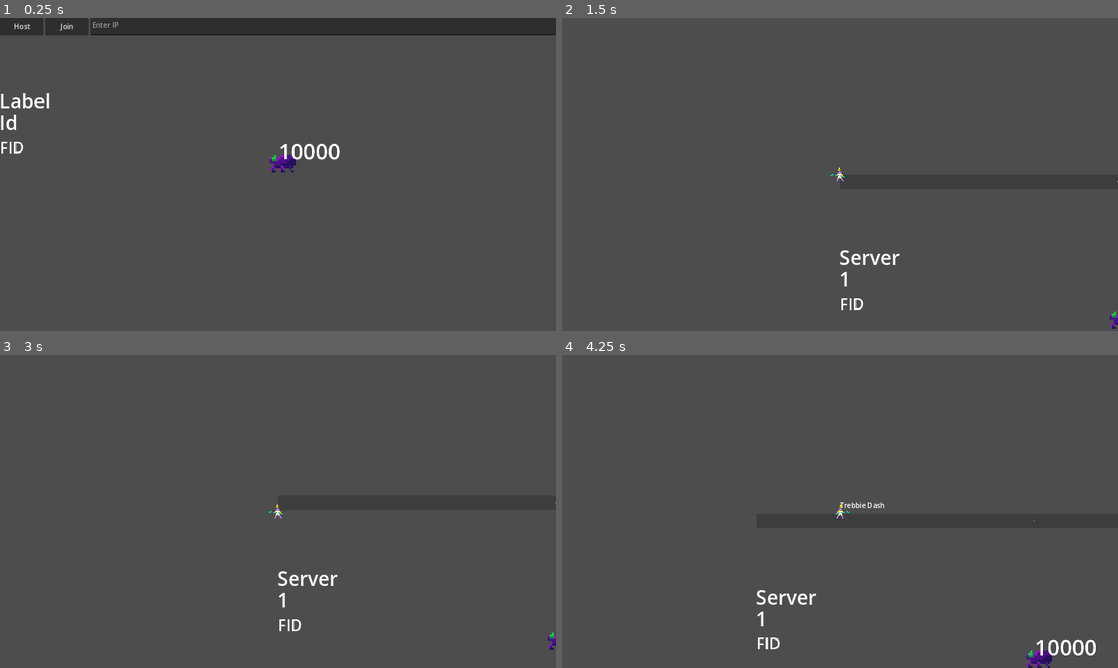
Above: before the commit, frames 1-4 (two rows, left to right).
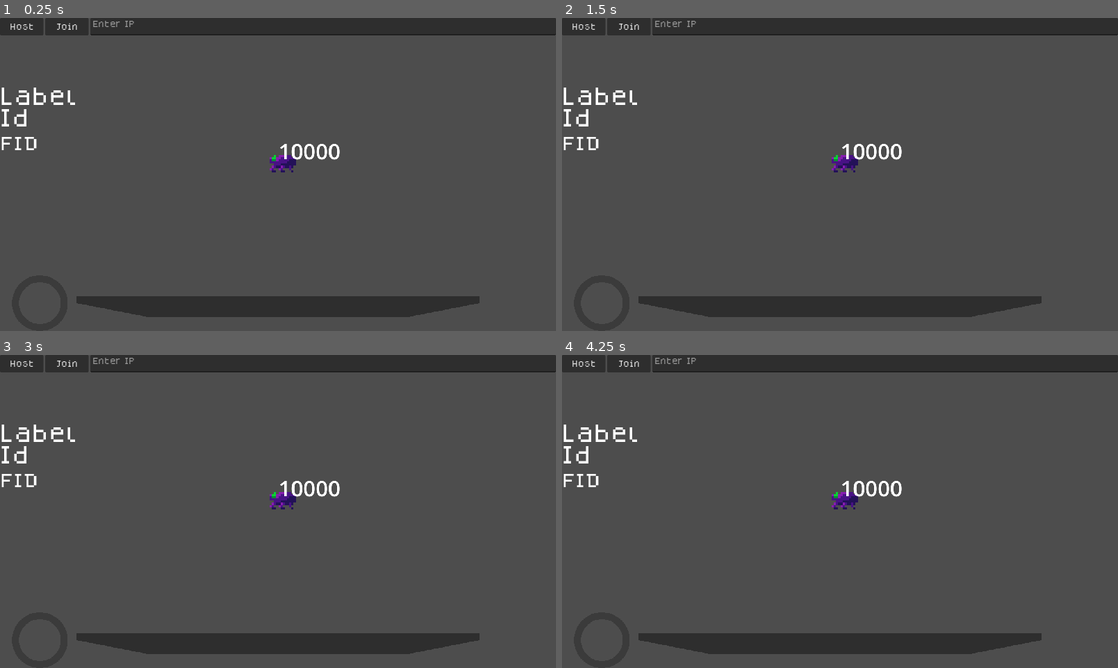
Above: after the commit, the same moments.

Repository: lokasc/rsPrototype
Game: Godot game, scene res://ver_1/game/main/game_manager.tscn
The game is run twice, just before and just after one commit, with the same random seed, the same clock (stepped at 60 frames per second) and the same inputs.
Inputs (mouse positions are in pixels of both pictures, inside the frame that each line leads up to):
- Up to frame 1 (0.25 s): no input
- Up to frame 2 (1.5 s): tap Enter at 0.5 s; move the mouse to (962, 158) at 0.52 s; hold D (right) 0.53-1.25 s; tap E (ability_1) at 0.6 s; click "Host" at 1.25 s
- Up to frame 3 (3 s): click (66, 364) at 2 s, where only the run after the commit has a clickable "Join"; tap Space at 2.75 s; move the mouse to (166, 527) at 2.77 s; hold S (down) from 2.78 s (still down); click (166, 527) at 2.85 s
- Up to frame 4 (4.25 s): move the mouse to (895, 442) at 3.52 s; release S (down) at 3.53 s; hold D (right) from 3.53 s (still down); tap E (ability_1) at 3.6 s

The runs differ from the first frame. In frame 1, 5.1% of the frame differs, in the area x 0-87%, y 0-96%; in frame 2, 11%; in frame 3, 11%; in frame 4, 11%, in the area x 0-100%, y 0-100%.

Commit message:
UI Update
- Added 6 fonts into font file (red is not commercially available)
- Added a customizable theme, currently using dogicapixel.ttf
- Renamed Ui to UiManager
- Added custom level and health bar
- Added Player UI Scene
- Re worked UI Manager scene and script to work with Player UI
- removed pointless code in trebbie dash
- Changed net manager, variables are used instead of paths, moved control related nodes to canvas layer

Diff:
--- /dev/null
+++ b/player_ui.tscn
@@ -0,0 +1,66 @@
+[gd_scene load_steps=4 format=3 uid="uid://di3afbvqsygw0"]
+
+[ext_resource type="Texture2D" uid="uid://cabvgx33180x0" path="res://healthbar.png" id="1_e6fcw"]
+[ext_resource type="Theme" uid="uid://bi5qmx7rssrn2" path="res://rs_theme.tres" id="2_v5p20"]
+[ext_resource type="Texture2D" uid="uid://t47qf2h3bwpv" path="res://LevelBar.png" id="3_dab46"]
+
+[node name="PlayerUi" type="CanvasLayer"]
+
+[node name="Waiting" type="Label" parent="."]
+visible = false
+offset_left = 424.0
+offset_top = 454.0
+offset_right = 879.0
+offset_bottom = 523.0
+theme_override_font_sizes/font_size = 50
+text = "Waiting for players"
+
+[node name="VBoxContainer" type="VBoxContainer" parent="."]
+offset_right = 1280.0
+offset_bottom = 720.0
+
+[node name="Spacer" type="Control" parent="VBoxContainer"]
+custom_minimum_size = Vector2(0, 128)
+layout_mode = 2
+
+[node name="SelectionContainer" type="HBoxContainer" parent="VBoxContainer"]
+layout_mode = 2
+size_flags_vertical = 3
+
+[node name="HBox" type="HBoxContainer" parent="VBoxContainer/SelectionContainer"]
+layout_mode = 2
+size_flags_horizontal = 3
+alignment = 1
+
+[node name="BottomContainer" type="HBoxContainer" parent="VBoxContainer"]
+layout_direction = 2
+layout_mode = 2
+size_flags_horizontal = 4
+size_flags_vertical = 8
+
+[node name="HealthBar" type="TextureProgressBar" parent="VBoxContainer/BottomContainer"]
+layout_mode = 2
+size_flags_horizontal = 2
+fill_mode = 5
+texture_under = ExtResource("1_e6fcw")
+texture_progress = ExtResource("1_e6fcw")
+tint_under = Color(0.223529, 0.223529, 0.223529, 0.913725)
+tint_progress = Color(0, 1, 0, 0.870588)
+
+[node name="LevelBar" type="TextureProgressBar" parent="VBoxContainer/BottomContainer"]
+layout_mode = 2
+size_flags_horizontal = 3
+size_flags_vertical = 8
+theme = ExtResource("2_v5p20")
+nine_patch_stretch = true
+stretch_margin_top = 96
+stretch_margin_right = 960
+texture_under = ExtResource("3_dab46")
+texture_progress = ExtResource("3_dab46")
+tint_under = Color(0.160784, 0.160784, 0.160784, 0.858824)
+tint_progress = Color(0.992157, 0.772549, 0.243137, 0.909804)
+
+[node name="Spacer" type="Control" parent="VBoxContainer/BottomContainer"]
+custom_minimum_size = Vector2(128, 128)
+layout_mode = 2
+size_flags_horizontal = 10
--- a/project.godot
+++ b/project.godot
@@ -25,6 +25,7 @@
 
 folder_colors={
 "res://beat_sync/": "gray",
+"res://font/pixel_2/": "red",
 "res://ver_1/": "orange"
 }
 
--- /dev/null
+++ b/rs_theme.tres
@@ -0,0 +1,10 @@
+[gd_resource type="Theme" load_steps=2 format=3 uid="uid://bi5qmx7rssrn2"]
+
+[ext_resource type="FontFile" uid="uid://cpm3dmvjuyn81" path="res://font/dogica/TTF/dogicapixel.ttf" id="1_u7q7c"]
+
+[resource]
+Button/fonts/font = ExtResource("1_u7q7c")
+Label/fonts/font = ExtResource("1_u7q7c")
+LineEdit/fonts/font = ExtResource("1_u7q7c")
+ProgressBar/fonts/font = ExtResource("1_u7q7c")
+TextEdit/fonts/font = ExtResource("1_u7q7c")
--- a/ver_1/character/hero/Trebbie/trebbie.tscn
+++ b/ver_1/character/hero/Trebbie/trebbie.tscn
@@ -6,6 +6,7 @@
 [ext_resource type="Texture2D" uid="uid://bjbqj24xb60e8" path="res://Trebbie_Sheet_32.png" id="4_3i3qh"]
 [ext_resource type="PackedScene" uid="uid://cygb46cfx7bom" path="res://ver_1/vfx/text_pop_up.tscn" id="4_ghe2d"]
 [ext_resource type="PackedScene" uid="uid://cjm8swpik3u4m" path="res://ver_1/character/hero/Trebbie/trebbie_dash.tscn" id="4_s00wb"]
+[ext_resource type="Theme" uid="uid://bi5qmx7rssrn2" path="res://rs_theme.tres" id="7_mxa2u"]
 [ext_resource type="PackedScene" uid="uid://d0b8cqs24tfpe" path="res://ver_1/game/camera/player_camera.tscn" id="7_wun86"]
 
 [sub_resource type="SceneReplicationConfig" id="SceneReplicationConfig_igvvo"]
@@ -150,6 +151,7 @@
 hframes = 4
 
 [node name="TextPopUp" parent="." instance=ExtResource("4_ghe2d")]
+theme = ExtResource("7_mxa2u")
 
 [node name="PickUpRadius" type="Area2D" parent="." groups=["pick_up"]]
 collision_layer = 8
--- a/ver_1/character/hero/Trebbie/trebbie_dash.gd
+++ b/ver_1/character/hero/Trebbie/trebbie_dash.gd
@@ -1,10 +1,6 @@
 # meta-description: Skeleton for creating abilities, handles cooldowns & upgrading logic, shows all virtual functions.
 class_name TrebbieDash
 extends BaseAbility
-
-const CAMERA_OFFSET = Vector2(-640,-360)
-
-@export var camera : PlayerCamera
 
 @export_category("Game stats")
 @export var initial_dmg : int
--- a/ver_1/game/UI/UI.tscn
+++ b/ver_1/game/UI/UI.tscn
@@ -1,8 +1,9 @@
-[gd_scene load_steps=2 format=3 uid="uid://cn3n52t8ej5n4"]
+[gd_scene load_steps=3 format=3 uid="uid://cn3n52t8ej5n4"]
 
 [ext_resource type="Script" path="res://ver_1/game/UI/ui_manager.gd" id="1_xdhrj"]
+[ext_resource type="PackedScene" uid="uid://di3afbvqsygw0" path="res://player_ui.tscn" id="2_3208f"]
 
-[node name="Ui" type="Control"]
+[node name="UiManager" type="Control" node_paths=PackedStringArray("health_bar", "level_bar", "selection_container", "card_path")]
 layout_mode = 3
 anchors_preset = 15
 anchor_right = 1.0
@@ -10,48 +11,11 @@
 grow_horizontal = 2
 grow_vertical = 2
 script = ExtResource("1_xdhrj")
+health_bar = NodePath("PlayerUi/VBoxContainer/BottomContainer/HealthBar")
+level_bar = NodePath("PlayerUi/VBoxContainer/BottomContainer/LevelBar")
+selection_container = NodePath("PlayerUi/VBoxContainer/SelectionContainer")
+card_path = NodePath("PlayerUi/VBoxContainer/SelectionContainer/HBox")
 
-[node name="LevelBar" type="ProgressBar" parent="."]
-layout_mode = 0
-offset_right = 6400.0
-offset_bottom = 165.0
-scale = Vector2(0.2, 0.2)
+[node name="PlayerUi" parent="." instance=ExtResource("2_3208f")]
 
-[node name="HealthBar" type="ProgressBar" parent="."]
-layout_mode = 0
-offset_top = 591.0
-offset_right = 6400.0
-offset_bottom = 756.0
-scale = Vector2(0.2, 0.2)
-theme_override_font_sizes/font_size = 100
-allow_greater = true
-show_percentage = false
-
-[node name="SelctionContainer" type="Control" parent="."]
-anchors_preset = 0
-offset_right = 40.0
-offset_bottom = 40.0
-
-[node name="Waiting" type="Label" parent="SelctionContainer"]
-visible = false
-layout_mode = 2
-offset_left = 424.0
-offset_top = 322.0
-offset_right = 868.0
-offset_bottom = 391.0
-theme_override_font_sizes/font_size = 50
-text = "Waiting for players"
-
-[node name="HBox" type="HBoxContainer" parent="SelctionContainer"]
-layout_mode = 0
-offset_left = 258.0
-offset_top = 139.0
-offset_right = 1022.0
-offset_bottom = 591.0
-alignment = 1
-
-[node name="ColorRect" type="ColorRect" parent="SelctionContainer"]
-visible = false
-layout_mode = 0
-offset_right = 40.0
-offset_bottom = 40.0
+[editable path="PlayerUi"]
--- a/ver_1/game/UI/net_ui.tscn
+++ b/ver_1/game/UI/net_ui.tscn
@@ -1,6 +1,7 @@
-[gd_scene load_steps=2 format=3 uid="uid://cswrokaic6o8t"]
+[gd_scene load_steps=3 format=3 uid="uid://cswrokaic6o8t"]
 
 [ext_resource type="Script" path="res://ver_1/game/UI/net_ui.gd" id="1_d13jg"]
+[ext_resource type="Theme" uid="uid://bi5qmx7rssrn2" path="res://rs_theme.tres" id="2_4hxvb"]
 
 [node name="NetUI" type="Control"]
 layout_mode = 3
@@ -16,16 +17,19 @@
 custom_minimum_size = Vector2(100, 0)
 layout_mode = 2
 size_flags_stretch_ratio = 2.65
+theme = ExtResource("2_4hxvb")
 text = "Host"
 
 [node name="JoinButton" type="Button" parent="HBoxContainer"]
 custom_minimum_size = Vector2(100, 0)
 layout_mode = 2
+theme = ExtResource("2_4hxvb")
 text = "Join"
 
 [node name="IP" type="TextEdit" parent="HBoxContainer"]
 layout_mode = 2
 size_flags_horizontal = 3
+theme = ExtResource("2_4hxvb")
 placeholder_text = "Enter IP"
 
 [node name="TextEdit" type="TextEdit" parent="."]
@@ -36,6 +40,7 @@
 offset_top = 70.0
 offset_right = 399.0
 offset_bottom = 120.0
+theme = ExtResource("2_4hxvb")
 theme_override_font_sizes/font_size = 25
 placeholder_text = "Enter name"
 
--- a/ver_1/game/UI/ui_manager.gd
+++ b/ver_1/game/UI/ui_manager.gd
@@ -3,11 +3,14 @@
 
 var my_player : BaseHero
 
+@export var health_bar : TextureProgressBar
+@export var level_bar : TextureProgressBar
+@export var selection_container : Container
+@export var card_path : Container
+
 @onready var card_scn = load("res://ver_1/game/UI/selection_card.tscn")
-@onready var selection_container = $SelctionContainer
-@onready var card_path = $SelctionContainer/HBox
 
-@onready var health_bar = $HealthBar
+
 
 var action_selected : bool
 
@@ -18,7 +21,7 @@
 	hide_ui()
 
 func update_xp(xp : int):
-	$LevelBar.value = xp
+	level_bar.value = xp
 	pass
 
 func _process(delta: float) -> void:
--- a/ver_1/game/net/net_manager.gd
+++ b/ver_1/game/net/net_manager.gd
@@ -13,6 +13,10 @@
 const MAX_CLIENTS = 2
 var peer : ENetMultiplayerPeer
 
+@export var auth_label : Label
+@export var id_label : Label
+@export var friend_label : Label
+@export var net_ui : Control
 @export var player_scene : PackedScene
 @onready var player_container : Node = $Players
 
@@ -44,8 +48,8 @@
 	multiplayer.multiplayer_peer = peer
 
 	# Set UI
-	$AuthLabel.text = "Server"
-	$IdLabel.text = str(multiplayer.get_unique_id())
+	auth_label.text = "Server"
+	id_label.text = str(multiplayer.get_unique_id())
 
 	# This line adds players.
 	multiplayer.peer_connected.connect(add_player)
@@ -57,8 +61,8 @@
 	multiplayer.multiplayer_peer = peer
 
 	# Set UI
-	$AuthLabel.text = "Client"
-	$IdLabel.text = str(multiplayer.get_unique_id())
+	auth_label.text = "Client"
+	id_label.text = str(multiplayer.get_unique_id())
 	GameManager.Instance.change_ui()
 
 # call this function to start a game.
@@ -70,8 +74,8 @@
 	player_container.child_entered_tree.connect(_add_to_list)
 
 	# Others
-	$NetUI.request_host.connect(on_host_pressed)
-	$NetUI.request_client.connect(on_client_pressed)
+	net_ui.request_host.connect(on_host_pressed)
+	net_ui.request_client.connect(on_client_pressed)
 
 	# Godot signals
 	multiplayer.peer_connected.connect(_on_peer_connect)
@@ -83,9 +87,9 @@
 # id is the person u've connected to
 func _on_peer_connect(id):
 	if multiplayer.is_server():
-		$FriendLabel.text = str(id) + " connected"
+		friend_label.text = str(id) + " connected"
 	else:
-		$FriendLabel.text = "Connected to: " + str(id)
+		friend_label.text = "Connected to: " + str(id)
 
 func add_player(id = 1):
 	var player = player_scene.instantiate()
@@ -103,9 +107,9 @@
 
 
 func hide_ui():
-	$NetUI.visible = false
+	net_ui.visible = false
 func show_ui():
-	$NetUI.visible = true
+	net_ui.visible = true
 
 func _on_peer_disconnect(id):
 	pass
--- a/ver_1/game/net/net_manager.tscn
+++ b/ver_1/game/net/net_manager.tscn
@@ -1,11 +1,16 @@
-[gd_scene load_steps=4 format=3 uid="uid://o5mopq7q46cq"]
+[gd_scene load_steps=5 format=3 uid="uid://o5mopq7q46cq"]
 
 [ext_resource type="Script" path="res://ver_1/game/net/net_manager.gd" id="1_2atps"]
 [ext_resource type="PackedScene" uid="uid://ce6nl4rbh16yy" path="res://ver_1/character/hero/Trebbie/trebbie.tscn" id="2_escgf"]
 [ext_resource type="PackedScene" uid="uid://cswrokaic6o8t" path="res://ver_1/game/UI/net_ui.tscn" id="2_q0iv7"]
+[ext_resource type="Theme" uid="uid://bi5qmx7rssrn2" path="res://rs_theme.tres" id="3_mdjmr"]
 
-[node name="NetManager" type="Node"]
+[node name="NetManager" type="Node" node_paths=PackedStringArray("auth_label", "id_label", "friend_label", "net_ui")]
 script = ExtResource("1_2atps")
+auth_label = NodePath("CanvasLayer/AuthLabel")
+id_label = NodePath("CanvasLayer/IdLabel")
+friend_label = NodePath("CanvasLayer/FriendLabel")
+net_ui = NodePath("CanvasLayer/NetUI")
 player_scene = ExtResource("2_escgf")
 
 [node name="MultiplayerSpawner" type="MultiplayerSpawner" parent="."]
@@ -14,30 +19,36 @@
 
 [node name="Players" type="Node2D" parent="."]
 
-[node name="AuthLabel" type="Label" parent="."]
+[node name="CanvasLayer" type="CanvasLayer" parent="."]
+
+[node name="AuthLabel" type="Label" parent="CanvasLayer"]
 custom_minimum_size = Vector2(100, 50)
 offset_left = -1.0
 offset_top = 160.0
-offset_right = 116.0
+offset_right = 179.0
 offset_bottom = 223.0
+theme = ExtResource("3_mdjmr")
 theme_override_font_sizes/font_size = 45
 text = "Label"
 
-[node name="IdLabel" type="Label" parent="."]
+[node name="IdLabel" type="Label" parent="CanvasLayer"]
 custom_minimum_size = Vector2(100, 50)
 offset_left = -1.0
 offset_top = 210.0
 offset_right = 99.0
 offset_bottom = 273.0
+theme = ExtResource("3_mdjmr")
 theme_override_font_sizes/font_size = 45
 text = "Id"
 
-[node name="FriendLabel" type="Label" parent="."]
+[node name="FriendLabel" type="Label" parent="CanvasLayer"]
 custom_minimum_size = Vector2(100, 50)
 offset_top = 273.0
 offset_right = 100.0
 offset_bottom = 336.0
+theme = ExtResource("3_mdjmr")
 theme_override_font_sizes/font_size = 35
 text = "FID"
 
-[node name="NetUI" parent="." instance=ExtResource("2_q0iv7")]
+[node name="NetUI" parent="CanvasLayer" instance=ExtResource("2_q0iv7")]
+top_level = true
Binary file added: LevelBar.png
Not shown, added: LevelBar.png.import
Binary file added: font/allegro/AllegroFree.otf
Not shown, added: font/allegro/AllegroFree.otf.import
Binary file added: font/dogica/Ascii GB Studio/01.png
Not shown, added: font/dogica/Ascii GB Studio/01.png.import
Binary file added: font/dogica/Ascii GB Studio/02.png
Not shown, added: font/dogica/Ascii GB Studio/02.png.import
Binary file added: font/dogica/Ascii GB Studio/03.png
Not shown, added: font/dogica/Ascii GB Studio/03.png.import
Binary file added: font/dogica/Ascii GB Studio/04.png
Not shown, added: font/dogica/Ascii GB Studio/04.png.import
(and 45 more such lines)
